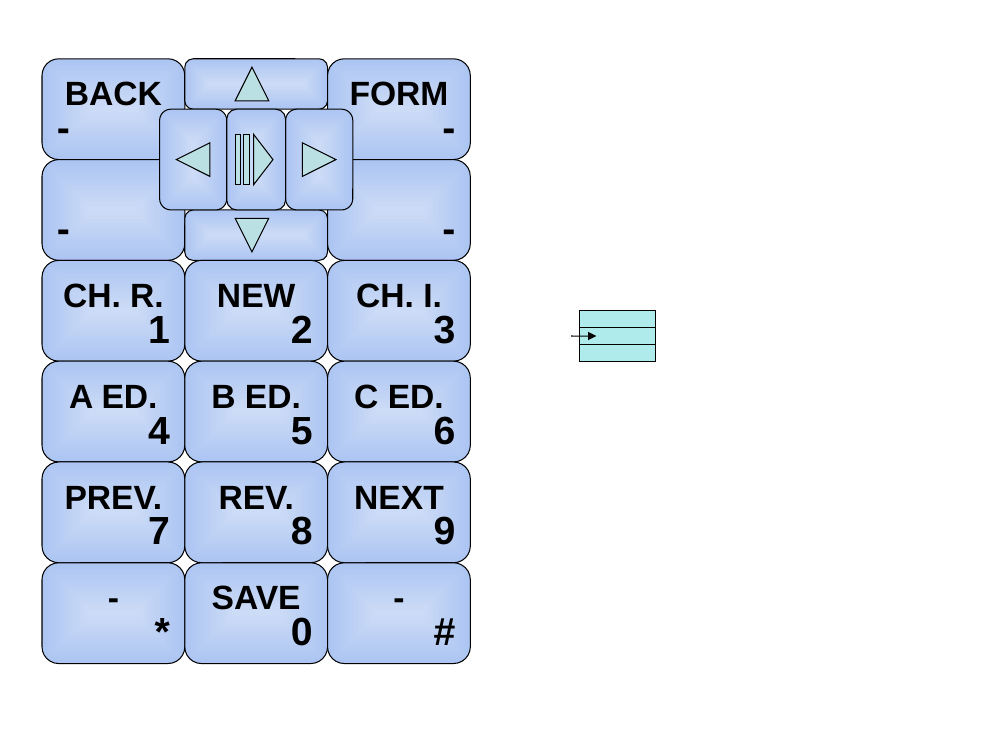
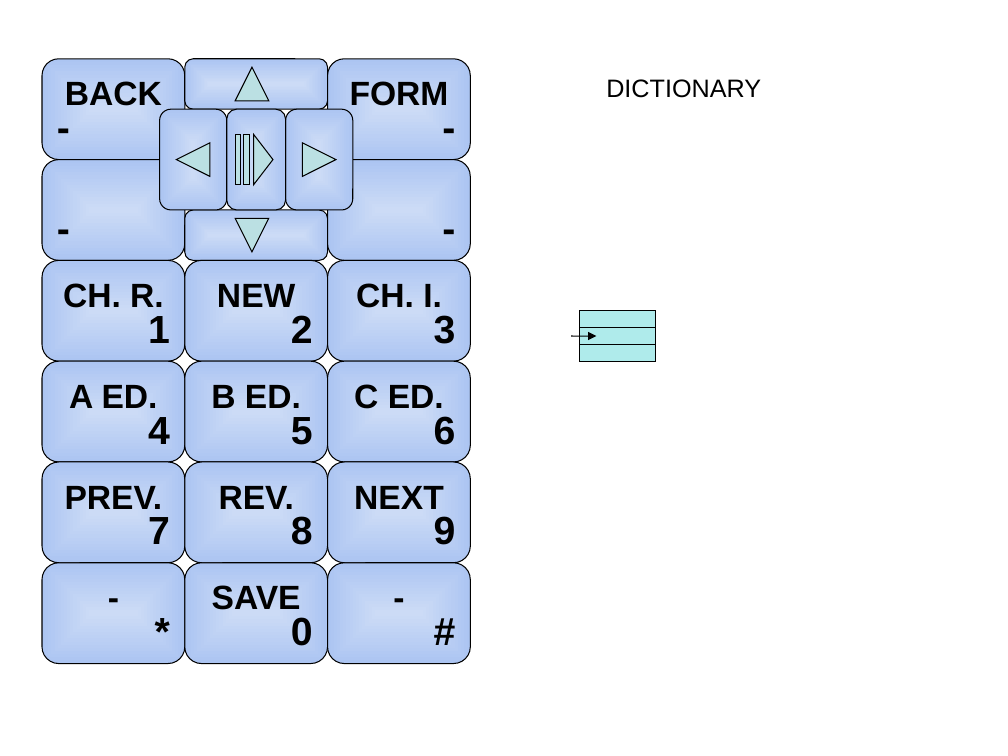
Before and after one commit to mauriciojost/podcastsquizzer, a slide deck: slide 3 of resources/Buttons.ppt. Drawn at 1008x756 pixels with LibreOffice and Linux fonts; fonts in the diff are those of the drawing. Boxes give left, top, right and bottom in pixels: in the first picture for what was removed or moved away, otherwise in the second. Text is boxed around its words. In the diff, an @@ line names an element or a change of style, - is before the commit and + after.

```diff
--- a/resources/Buttons.ppt
+++ b/resources/Buttons.ppt
@@ text added at box(606, 79, 761, 98), 18 pt, text #000000 @@
+DICTIONARY
```
Also in this commit, not shown: 2 other slides changed, 10 other files.
